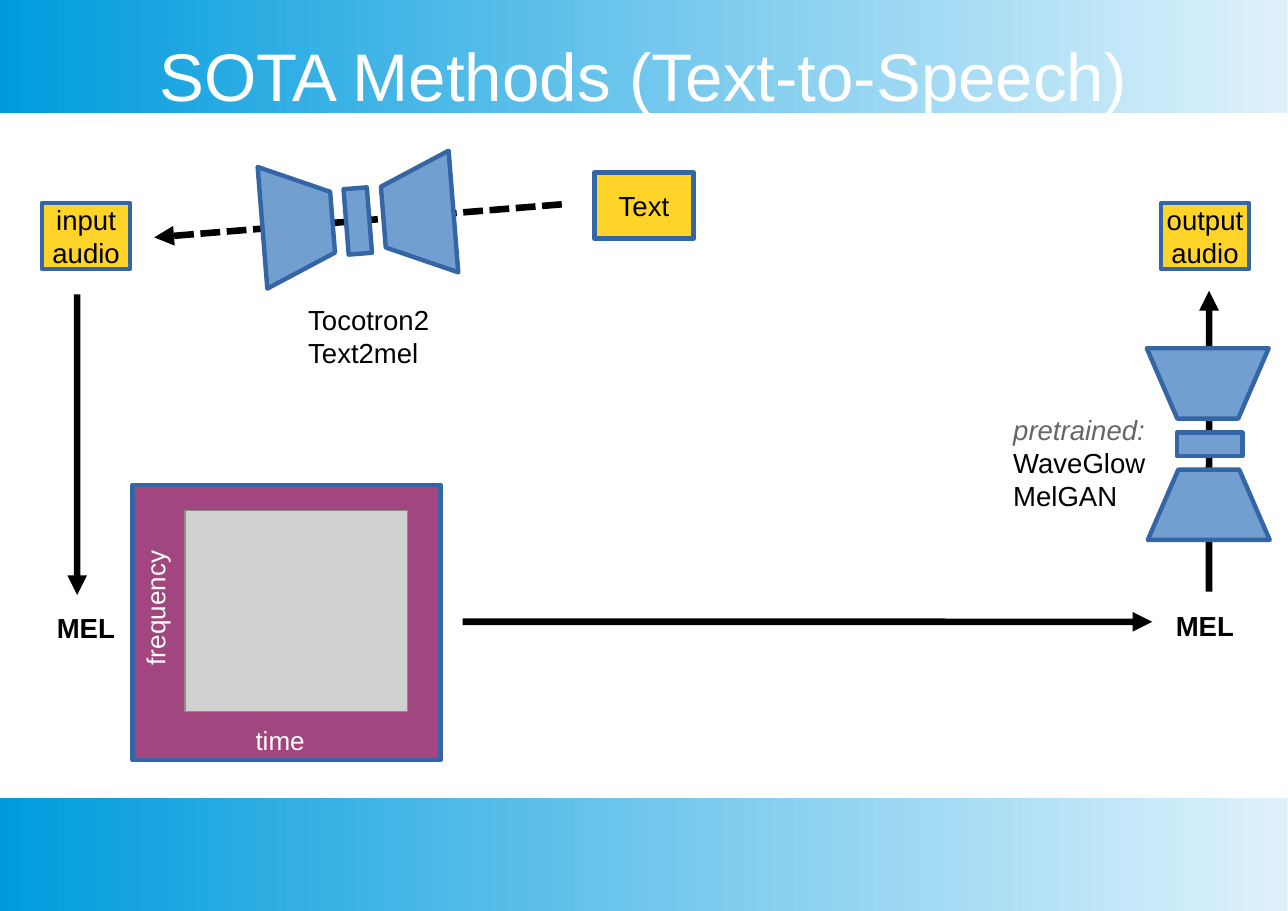
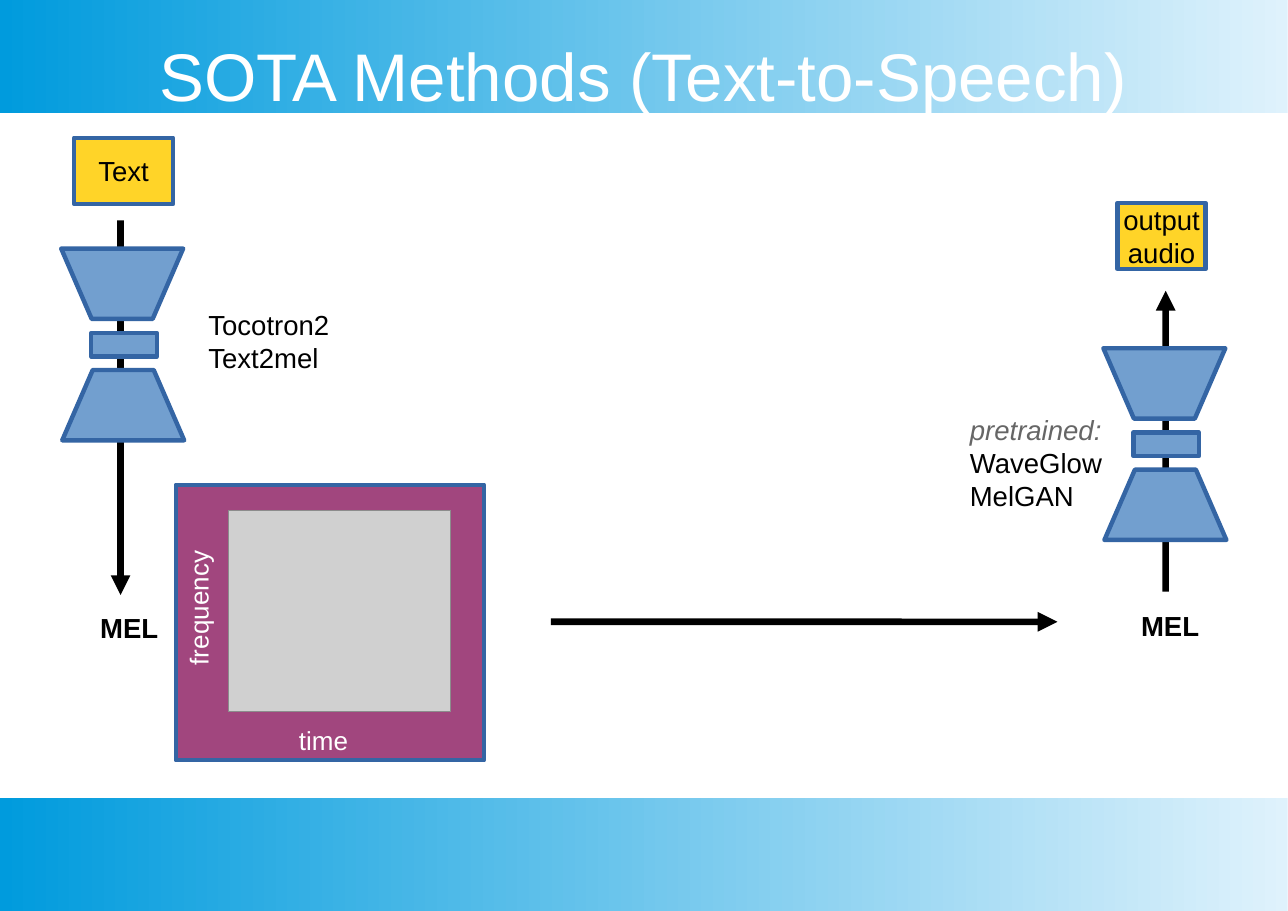
Before and after one commit to jakobatgithub/unreverb, a slide deck: slide 5 of project_presentation-OK-2-inv.odp. Drawn at 1288x911 pixels with LibreOffice and Linux fonts; fonts in the diff are those of the drawing; grey boxes stand for pictures. Boxes give left, top, right and bottom in pixels: in the first picture for what was removed or moved away, otherwise in the second. Text is boxed around its words. In the diff, an @@ line names an element or a change of style, - is before the commit and + after.

Commit message:
new version

```diff
--- a/project_presentation-OK-2-inv.odp
+++ b/project_presentation-OK-2-inv.odp
@@ rectangle "Text": place and size @@
-rectangle "Text" at bbox=[595, 173, 694, 239]
+rectangle "Text" at bbox=[74, 138, 173, 204]
@@ freeform shape removed at bbox=[258, 161, 338, 288] @@
@@ freeform shape removed at bbox=[378, 151, 458, 279] @@
@@ rectangle removed at bbox=[42, 203, 130, 269] @@
-input
-audio
@@ arrow removed from (562, 204) to (154, 237) @@
@@ rectangle removed at bbox=[344, 187, 372, 255] @@
@@ arrow moved from (1210, 592) - (1210, 291) to (120, 220) - (120, 595) @@
@@ freeform shape at bbox=[62, 249, 184, 320]: rotation 180 to 0 degrees; outline redrawn @@
@@ arrow moved from (77, 294) - (77, 595) to (1166, 592) - (1166, 291) @@
@@ text "Tocotron2": place and size @@
-text "Tocotron2" at bbox=[308, 310, 429, 364]
+text "Tocotron2" at bbox=[208, 315, 329, 369]
@@ rectangle added at bbox=[91, 333, 158, 356], fill #729FCF, outline #3465A4 2.89 pt @@
@@ freeform shape added at bbox=[62, 370, 184, 441], fill #729FCF, outline #3465A4 2.89 pt @@
@@ 2 rectangles, 1 text, 1 freeform shape: place and size @@
-2 rectangles, 1 text, 1 freeform shape at bbox=[1013, 203, 1269, 507]
+2 rectangles, 1 text, 1 freeform shape at bbox=[970, 203, 1226, 507]
@@ freeform shape added at bbox=[1105, 469, 1227, 540], fill #729FCF, outline #3465A4 2.89 pt @@
@@ 2 pictures, 2 texts, 1 rectangle: place and size @@
-2 pictures, 2 texts, 1 rectangle at bbox=[132, 485, 441, 760]
+2 pictures, 2 texts, 1 rectangle at bbox=[176, 485, 485, 760]
@@ text "MEL": place and size @@
-text "MEL" at bbox=[1176, 617, 1234, 636]
+text "MEL" at bbox=[100, 619, 158, 638]
@@ arrow moved from (463, 621) - (1152, 621) to (551, 621) - (1058, 621) @@
@@ text "MEL": place and size @@
-text "MEL" at bbox=[57, 619, 115, 638]
+text "MEL" at bbox=[1141, 617, 1199, 636]
```
